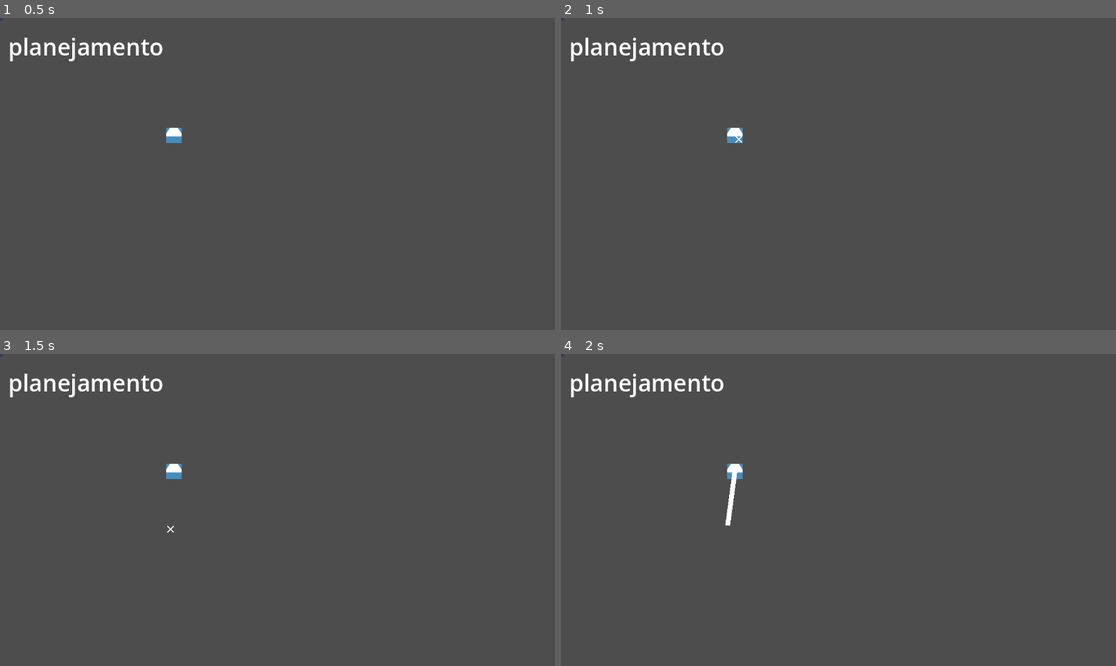
Above: before the commit, frames 1-4 (two rows, left to right).
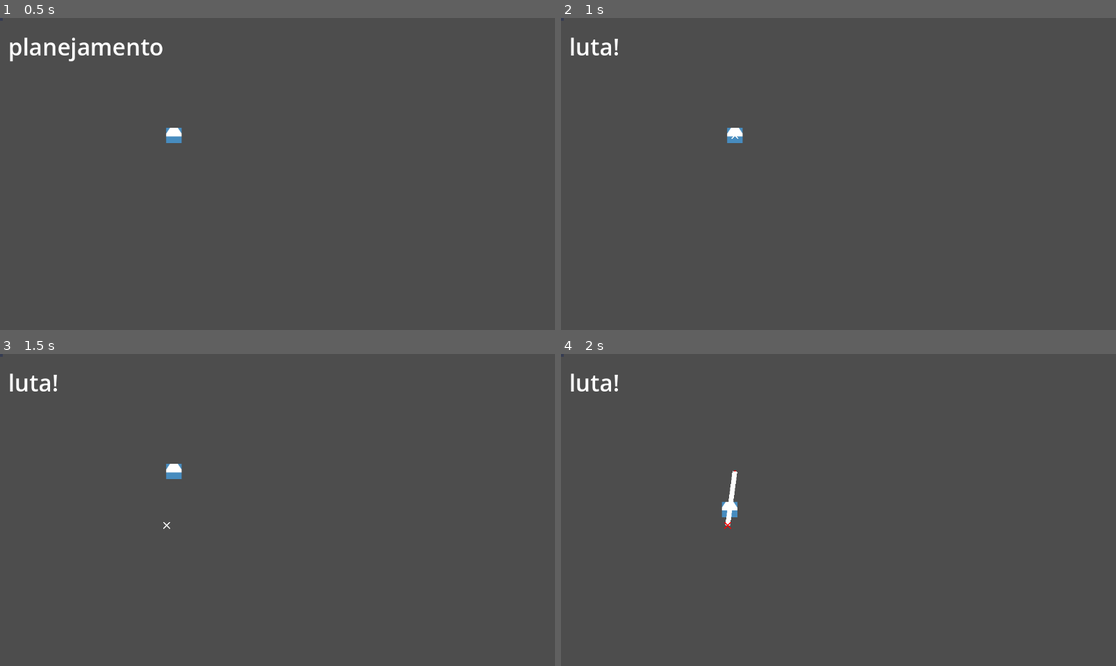
Above: after the commit, the same moments.

Repository: BielMaxBR/thorvarium-2
Game: Godot game, scene res://scenes/node_2d.tscn
Same seed, same stepped clock (60 frames per second), same inputs: the game is played once before the commit and once after it. The engine's default icon, where the game draws it, is replaced by a stand-in: a white triangle on a blue panel in a dark square.
Inputs (mouse positions are in pixels of both pictures, inside the frame that each line leads up to):
- Up to frame 1 (0.5 s): no input
- Up to frame 2 (1 s): tap Enter at 0.5 s; move the mouse to (733, 136) at 0.52 s; click (733, 136) at 0.6 s; tap Space (ready, bound only after the commit) at 0.8 s
- Up to frame 3 (1.5 s): tap Space (ready, bound only after the commit) at 1.25, 1.35 s; move the mouse to (166, 525) at 1.27 s
- Up to frame 4 (2 s): click (727, 525) at 1.55 s

Frame 1 is identical in both runs. In frame 2, 0.7% of the frame differs, in the area x 1-33%, y 6-41%; in frame 3, 0.7%; in frame 4, 0.9%, in the area x 1-33%, y 6-57%.

Commit message:
Click in point

Diff:
--- a/project.godot
+++ b/project.godot
@@ -40,6 +40,11 @@
 "events": [Object(InputEventMouseButton,"resource_local_to_scene":false,"resource_name":"","device":-1,"window_id":0,"a …(253 unchanged characters)…
 ]
 }
+ready={
+"deadzone": 0.5,
+"events": [Object(InputEventKey,"resource_local_to_scene":false,"resource_name":"","device":-1,"window_id":0,"alt_pressed":false,"shift_pressed":false,"ctrl_pressed":false,"meta_pressed":false,"pressed":false,"keycode":0,"physical_keycode":32,"key_label":0,"unicode":32,"location":0,"echo":false,"script":null)
+]
+}
 
 [rendering]
 
--- /dev/null
+++ b/scenes/ui/pointer.tscn
@@ -0,0 +1,7 @@
+[gd_scene load_steps=2 format=3 uid="uid://4khfvt1ivvf7"]
+
+[ext_resource type="Texture2D" uid="uid://breqhghsqf5tn" path="res://assets/x.png" id="1_enaxx"]
+
+[node name="Pointer" type="Sprite2D"]
+modulate = Color(1, 0, 0, 1)
+texture = ExtResource("1_enaxx")
--- a/scripts/Node2D.gd
+++ b/scripts/Node2D.gd
@@ -14,6 +14,11 @@
 		pass
 
 func _physics_process(delta):
+	# botão de troca de turno pra testes
+	if Input.is_action_just_pressed("ready"):
+		TurnManager.turn_phase = TurnManager.phase.PLANNING if TurnManager.turn_phase == TurnManager.phase.FIGHTING else TurnManager.phase.FIGHTING
+
+	# UI
 	if  TurnManager.turn_phase == TurnManager.phase.PLANNING:
 		$CanvasLayer/Control/Label.text = "planejamento"
 	else:
--- a/scripts/nave.gd
+++ b/scripts/nave.gd
@@ -62,22 +62,35 @@
 
 	if len(points) > 0:
 		for i in range(points.size()-1):
-			var dah_point = Geometry2D.get_closest_point_to_segment(mouse, points[i], points[i+1])
+			var inline_point = Geometry2D.get_closest_point_to_segment(mouse, points[i], points[i+1])
 
-			if dah_point.distance_to(mouse) <= 8: # ajustável
-				if trigger_point:
+			if inline_point.distance_to(mouse) <= 8: # ajustável
+				if not trigger_point in points:
+					set_pointer(inline_point)
+					#spawn_action_popup(trigger_point)
+				else:
 					if trigger_point.distance_to(mouse) <= 12:  # ajustável
 						break
-				else:
-					#$Pointer.position = dah_point
-					points.insert(i+1, dah_point)
+
+				if Input.is_action_just_pressed("click"):
+					set_pointer(inline_point)
+					points.insert(i+1, inline_point)
 					print("ponto feito")
-					trigger_point = dah_point
+
+					trigger_point = inline_point
 					current_path = points
 					current_index = 0
-					#if not Input.is_action_just_pressed("click"): return
-					#spawn_action_popup(trigger_point)
+
 				break
+
+func set_pointer(point: Vector2):
+	var pointer : Sprite2D
+	if not $CanvasLayer.has_node("Pointer"):
+		pointer = load("res://scenes/ui/pointer.tscn").instantiate()
+		$CanvasLayer.add_child(pointer)
+	else:
+		pointer = $CanvasLayer.get_node("Pointer")
+	pointer.global_position = point
 
 func create_path(current_pos: Vector2, target_pos: Vector2):
 	var default_map_rid: RID = get_world_2d().get_navigation_map()
--- a/scripts/resources/MouseBehavior.gd
+++ b/scripts/resources/MouseBehavior.gd
@@ -3,17 +3,16 @@
 
 @export var cursor_texture: Texture2D
 
-var cursor_sprite: TextureRect
+var cursor_sprite: Sprite2D
 
 func start_aim(action: Action):
 	var canvas_layer: CanvasLayer = owner.get_node("CanvasLayer")
 	assert(canvas_layer, "the owner need a CanvasLayer with this exact name for the UI")
 
 	canvas_layer.follow_viewport_enabled = true
-	cursor_sprite = TextureRect.new()
+	cursor_sprite = Sprite2D.new()
 	cursor_sprite.texture = cursor_texture
 	owner.get_node("CanvasLayer").add_child(cursor_sprite)
-
 
 func update_aim(delta: float, action: Action):
 	if owner != null and cursor_sprite != null:
